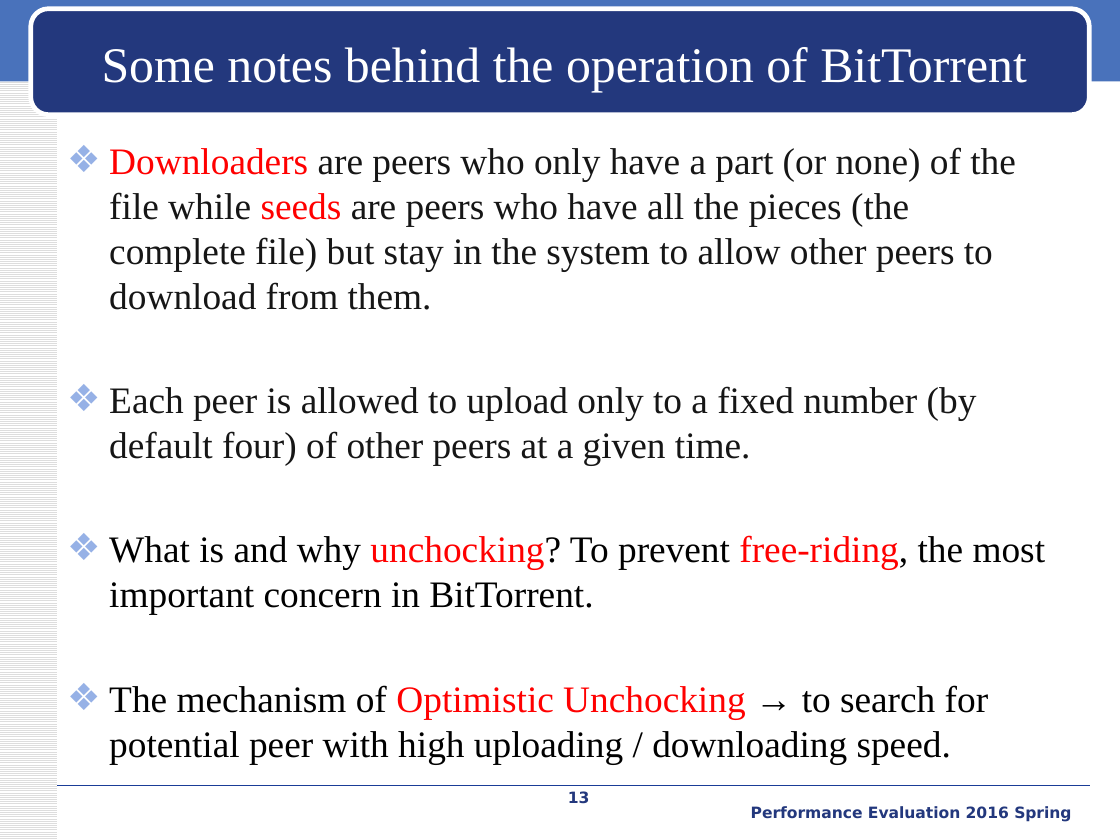
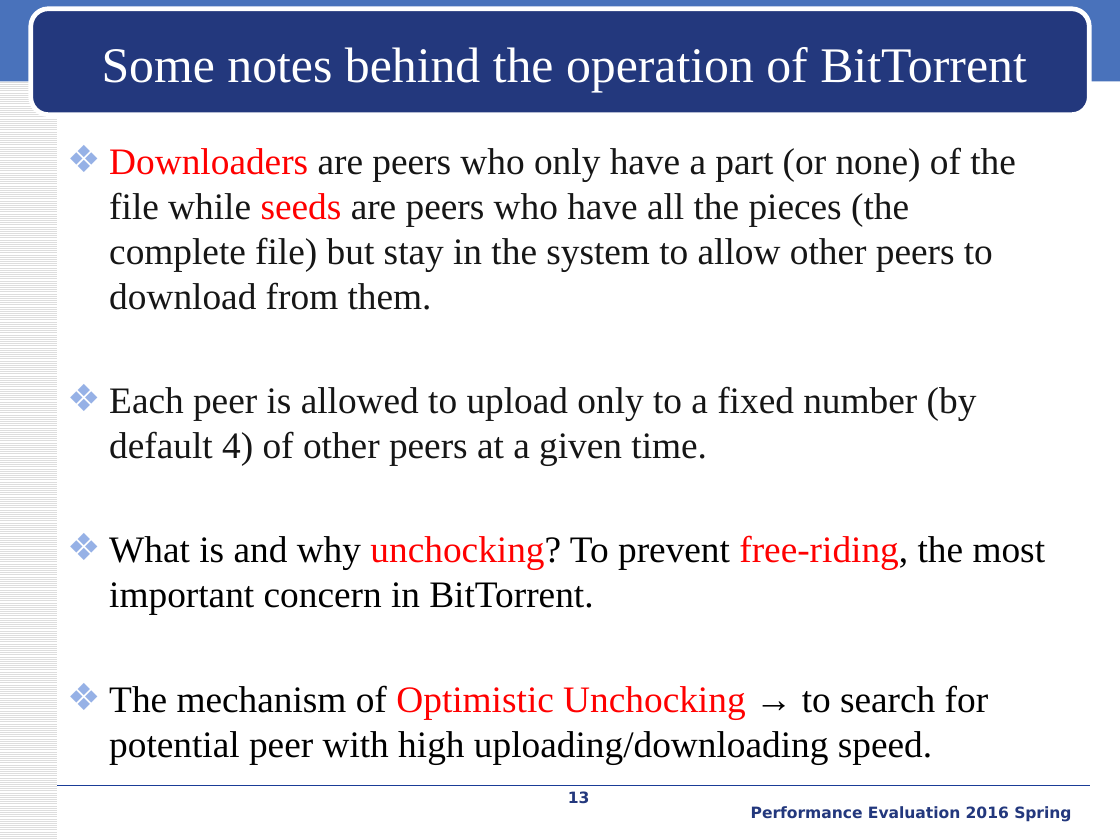
Before and after one commit to iamyuanchung/PE_104_2, a slide deck: slide 13 of final/BT-like-peer2peer.pptx. Drawn at 1120x840 pixels with LibreOffice and Linux fonts; fonts in the diff are those of the drawing; background and template pictures are left out. Boxes give left, top, right and bottom in pixels: in the first picture for what was removed or moved away, otherwise in the second. Text is boxed around its words. In the diff, an @@ line names an element or a change of style, - is before the commit and + after.

```diff
--- a/final/BT-like-peer2peer.pptx
+++ b/final/BT-like-peer2peer.pptx
@@ text at [109, 386, 977, 465]: text changed @@
-❖ Each peer is allowed to upload only to a fixed number (by default four) of other peers at a given time.
+❖ Each peer is allowed to upload only to a fixed number (by default 4) of other peers at a given time.
@@ text at [109, 685, 989, 764]: spaces changed @@
-❖ The mechanism of Optimistic Unchocking → to search for potential peer with high uploading / downloading speed.
+❖ The mechanism of Optimistic Unchocking → to search for potential peer with high uploading/downloading speed.
```
Also in this commit, not shown: 1 other slide changed, 1 other file.
